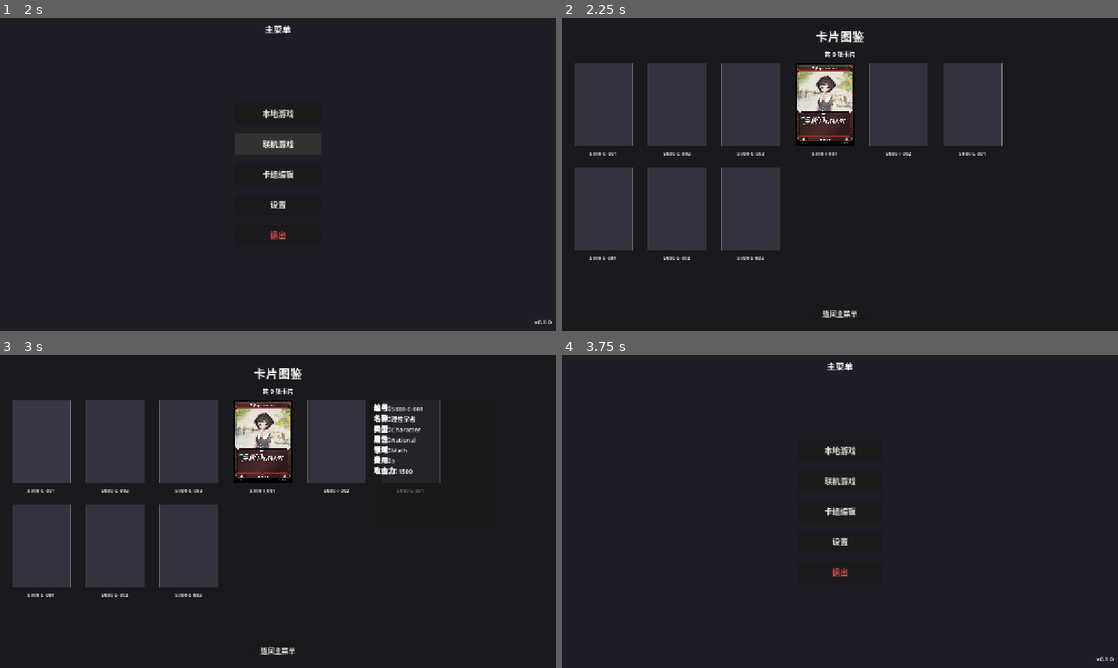
Above: before the commit, frames 1-4 (two rows, left to right).
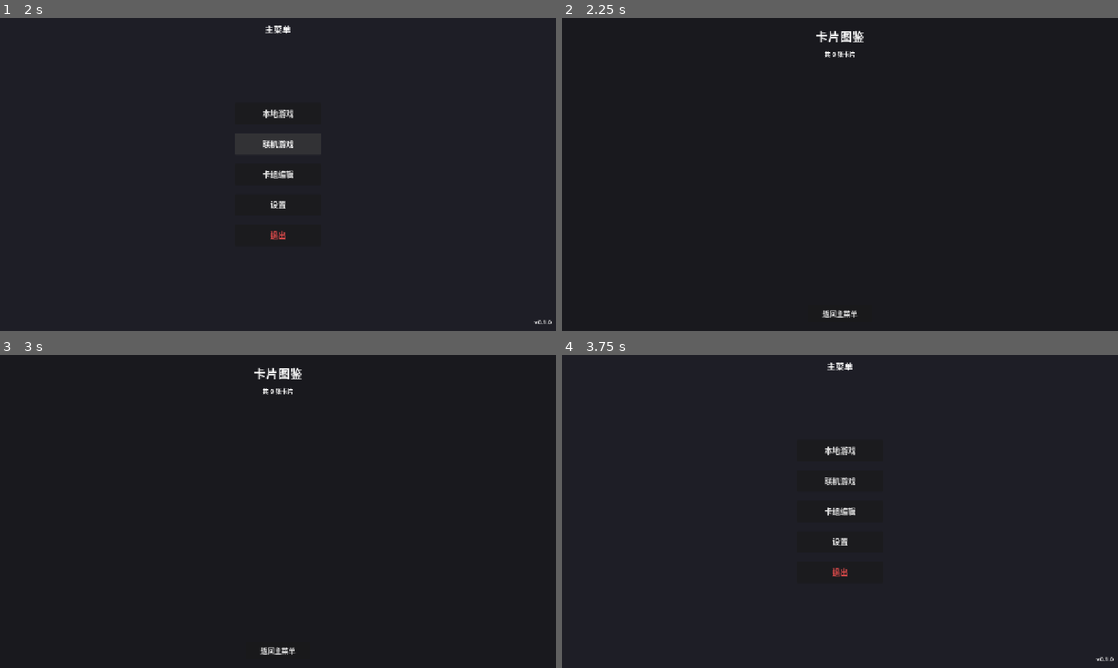
Above: after the commit, the same moments.

Repository: zzhgithub/card_v3
Game: Godot game, scene res://scenes/main.tscn
Same seed, same stepped clock (60 frames per second), same inputs: the game is played once before the commit and once after it.
Inputs (mouse positions are in pixels of both pictures, inside the frame that each line leads up to):
- Up to frame 1 (2 s): click "本地游戏" at 0.5 s; click "联机游戏" at 1.25 s
- Up to frame 2 (2.25 s): click "卡组编辑" at 2 s
- Up to frame 3 (3 s): click (38, 442) at 2.77 s
- Up to frame 4 (3.75 s): click "返回主菜单" at 3.5 s

Frame 1 is identical in both runs. In frame 2, 25% of the frame differs, in the area x 2-80%, y 14-78%; in frame 3, 23%; in frame 4, nothing differs.
Error after the commit: Invalid assignment of property or key 'ignore_texture_size' with value of type 'bool' on a base object of type 'Nil'. (res://scenes/card_display.gd:34)

Commit message:
refactor(godot): restructure card display and add large preview
Major changes:

1. Rename CatalogCardDisplay to CardDisplay (generic reusable component)
   - Removed card_id label from display
   - Clean signal names: card_clicked, card_hovered, card_unhovered
   - Simplified setup() to only take data and front_texture

2. Update CatalogCardFactory:
   - Update class name references to CardDisplay
   - Remove back_image parameter from setup() call

3. Rewrite CardCatalog:
   - Each card now has: VBoxContainer with CardDisplay + ID Label + Reserve Button
   - Reserve button shows on hover, hides on exit
   - Click card to open large preview popup
   - Large preview shows 300x420 card image + name + full details
   - Close button (×) in top-right corner
   - Click background overlay to close

4. Update card_catalog.tscn:
   - Remove old CardDetailPanel (now in popup)
   - Clean up structure

Diff:
--- a/godot-client/scenes/card_catalog.gd
+++ b/godot-client/scenes/card_catalog.gd
@@ -1,27 +1,24 @@
 extends Control
 
 ## 卡片图鉴场景
-## 使用 CardFactory API 显示所有可用卡片
+## 显示所有可用卡片，支持滚动浏览和悬停查看详情
+
+const CARD_DISPLAY_SCENE = preload("res://scenes/card_display.tscn")
 
 @onready var title_label: Label = $VBoxContainer/TitleLabel
 @onready var back_button: Button = $VBoxContainer/BackButton
 @onready var scroll_container: ScrollContainer = $VBoxContainer/ScrollContainer
 @onready var grid_container: GridContainer = $VBoxContainer/ScrollContainer/GridContainer
 @onready var status_label: Label = $VBoxContainer/StatusLabel
-@onready var card_detail_panel: Panel = $CardDetailPanel
-@onready var card_detail_label: RichTextLabel = $CardDetailPanel/CardDetailLabel
 
 ## CardFactory 实例（遵循 CardFactory API）
 var card_factory: CatalogCardFactory
-var card_displays: Array = []
+var card_items: Array = []
 
 func _ready():
 	# 连接信号
 	back_button.pressed.connect(_on_back_pressed)
 
-	# 初始化UI
-	card_detail_panel.visible = false
-
 	# 创建并配置 CardFactory
 	_setup_card_factory()
 
@@ -32,7 +29,7 @@
 ## 设置 CardFactory 实例
 func _setup_card_factory() -> void:
 	card_factory = CatalogCardFactory.new()
-	card_factory.card_display_scene = preload("res://scenes/catalog_card_display.tscn")
+	card_factory.card_display_scene = CARD_DISPLAY_SCENE
 	card_factory.card_asset_dir = "res://images/cards"
 	card_factory.card_info_dir = "res://scripts_json/S000"
 
@@ -42,7 +39,7 @@
 	print("[CardCatalog] CardFactory initialized with %d cards" % card_factory.preloaded_cards.size())
 
 
-## 加载并显示所有卡片（使用 CardFactory API）
+## 加载并显示所有卡片
 func _load_and_display_cards() -> void:
 	# 清除现有内容
 	_clear_displayed_cards()
@@ -50,33 +47,80 @@
 	# 使用 CardFactory 获取所有卡片ID
 	var card_ids = card_factory.get_available_card_ids()
 
-	# 使用 CardFactory API 创建每个卡片显示
+	# 创建每个卡片项（包含ID标签和卡片显示）
 	for card_id in card_ids:
 		var card_data = card_factory.load_card_full_data(card_id)
 		if card_data.is_empty():
 			continue
 
-		# 使用 CardFactory 创建卡片显示
-		var card_display = card_factory.create_card_display(card_id, card_data, grid_container)
-
-		if card_display != null:
-			# 连接信号
-			card_display.card_hovered.connect(_on_card_hovered)
-			card_display.card_unhovered.connect(_on_card_unhovered)
-			card_displays.append(card_display)
+		_create_card_item(card_data)
 
 	# 更新状态
 	_update_status(card_ids.size())
 
-	print("[CardCatalog] Displayed %d cards using CardFactory API" % card_displays.size())
+	print("[CardCatalog] Displayed %d cards" % card_items.size())
+
+
+## 创建单个卡片项（包含ID标签和卡片显示）
+func _create_card_item(card_data: Dictionary) -> void:
+	var card_id = card_data.get("id", "Unknown")
+
+	# 创建容器
+	var item_container = VBoxContainer.new()
+	item_container.custom_minimum_size = Vector2(150, 240)
+	item_container.size_flags_horizontal = Control.SIZE_EXPAND_FILL
+
+	# 创建卡片显示
+	var card_display = card_factory.create_card_display(card_id, card_data)
+	if card_display == null:
+		return
+
+	card_display.custom_minimum_size = Vector2(150, 190)
+	card_display.size_flags_vertical = Control.SIZE_EXPAND_FILL
+
+	# 连接卡片信号
+	card_display.card_hovered.connect(_on_card_hovered.bind(card_display))
+	card_display.card_unhovered.connect(_on_card_unhovered.bind(card_display))
+	card_display.card_clicked.connect(_on_card_clicked.bind(card_data))
+
+	# 创建ID标签
+	var id_label = Label.new()
+	id_label.text = card_id
+	id_label.horizontal_alignment = HORIZONTAL_ALIGNMENT_CENTER
+	id_label.theme_override_font_sizes.font_size = 12
+
+	# 创建预留按钮（默认隐藏，hover时显示）
+	var reserve_button = Button.new()
+	reserve_button.text = "预留"
+	reserve_button.visible = false
+	reserve_button.custom_minimum_size = Vector2(60, 30)
+	reserve_button.size_flags_horizontal = Control.SIZE_SHRINK_CENTER
+	reserve_button.pressed.connect(_on_reserve_button_pressed.bind(card_data))
+
+	# 将组件添加到容器
+	item_container.add_child(card_display)
+	item_container.add_child(id_label)
+	item_container.add_child(reserve_button)
+
+	# 存储引用
+	card_items.append({
+		"container": item_container,
+		"display": card_display,
+		"id_label": id_label,
+		"reserve_button": reserve_button,
+		"data": card_data
+	})
+
+	# 添加到网格
+	grid_container.add_child(item_container)
 
 
 ## 清除已显示的卡片
 func _clear_displayed_cards() -> void:
-	for display in card_displays:
-		if is_instance_valid(display):
-			display.queue_free()
-	card_displays.clear()
+	for item in card_items:
+		if is_instance_valid(item.container):
+			item.container.queue_free()
+	card_items.clear()
 
 	# 清除网格容器中剩余的子节点
 	for child in grid_container.get_children():
@@ -84,15 +128,109 @@
 
 
 ## 卡片悬停处理
-func _on_card_hovered(card_data: Dictionary) -> void:
+func _on_card_hovered(card_data: Dictionary, card_display: CardDisplay) -> void:
+	# 找到对应的项并显示预留按钮
+	for item in card_items:
+		if item.display == card_display:
+			item.reserve_button.visible = true
+			break
+
+
+## 卡片取消悬停处理
+func _on_card_unhovered(card_display: CardDisplay) -> void:
+	# 隐藏预留按钮
+	for item in card_items:
+		if item.display == card_display:
+			item.reserve_button.visible = false
+			break
+
+
+## 卡片点击处理 - 显示大图预览
+func _on_card_clicked(card_data: Dictionary) -> void:
+	_show_large_card_preview(card_data)
+
+
+## 预留按钮点击处理
+func _on_reserve_button_pressed(card_data: Dictionary) -> void:
+	print("[CardCatalog] Reserved card: %s" % card_data.get("id", "Unknown"))
+	# TODO: 实现预留逻辑
+
+
+## 显示大图预览
+func _show_large_card_preview(card_data: Dictionary) -> void:
+	var card_id = card_data.get("id", "Unknown")
+
+	# 创建预览弹窗
+	var preview_popup = Control.new()
+	preview_popup.name = "CardPreviewPopup"
+	preview_popup.set_anchors_preset(Control.PRESET_FULL_RECT)
+	add_child(preview_popup)
+
+	# 背景遮罩
+	var overlay = ColorRect.new()
+	overlay.color = Color(0, 0, 0, 0.8)
+	overlay.set_anchors_preset(Control.PRESET_FULL_RECT)
+	preview_popup.add_child(overlay)
+
+	# 点击背景关闭
+	overlay.gui_input.connect(func(event):
+		if event is InputEventMouseButton and event.pressed:
+			preview_popup.queue_free()
+	)
+
+	# 内容容器（居中）
+	var content = CenterContainer.new()
+	content.set_anchors_preset(Control.PRESET_FULL_RECT)
+	preview_popup.add_child(content)
+
+	# 卡片容器
+	var card_container = VBoxContainer.new()
+	card_container.alignment = BoxContainer.ALIGNMENT_CENTER
+	content.add_child(card_container)
+
+	# 创建大图卡片显示
+	var large_display = CARD_DISPLAY_SCENE.instantiate()
+	large_display.custom_minimum_size = Vector2(300, 420)
+
+	var front_image = _load_card_image(card_id)
+	large_display.setup(card_data, front_image)
+	card_container.add_child(large_display)
+
+	# 卡片名称
+	var name_label = Label.new()
+	name_label.text = card_data.get("name", card_id)
+	name_label.horizontal_alignment = HORIZONTAL_ALIGNMENT_CENTER
+	name_label.theme_override_font_sizes.font_size = 24
+	name_label.add_theme_color_override("font_color", Color.WHITE)
+	card_container.add_child(name_label)
+
+	# 详细属性（预留时显示）
 	var detail_text = _format_card_detail(card_data)
-	card_detail_label.text = detail_text
-	card_detail_panel.visible = true
-
-
-## 卡片取消悬停处理
-func _on_card_unhovered() -> void:
-	card_detail_panel.visible = false
+	var detail_label = RichTextLabel.new()
+	detail_label.bbcode_enabled = true
+	detail_label.text = detail_text
+	detail_label.custom_minimum_size = Vector2(300, 150)
+	detail_label.fit_content = true
+	detail_label.add_theme_color_override("default_color", Color.WHITE)
+	card_container.add_child(detail_label)
+
+	# 关闭按钮
+	var close_button = Button.new()
+	close_button.text = "×"
+	close_button.theme_override_font_sizes.font_size = 32
+	close_button.custom_minimum_size = Vector2(50, 50)
+	close_button.set_anchors_preset(Control.PRESET_TOP_RIGHT)
+	close_button.position = Vector2(20, 20)
+	close_button.pressed.connect(func(): preview_popup.queue_free())
+	preview_popup.add_child(close_button)
+
+
+## 加载卡片图片
+func _load_card_image(card_id: String) -> Texture2D:
+	var image_path = "res://images/cards/%s.png" % card_id
+	if ResourceLoader.exists(image_path):
+		return load(image_path) as Texture2D
+	return null
 
 
 ## 格式化卡片详情文本
@@ -100,7 +238,6 @@
 	var result = ""
 
 	result += "[b]编号:[/b] %s\n" % card_data.get("id", "Unknown")
-	result += "[b]名称:[/b] %s\n" % card_data.get("name", "Unknown")
 	result += "[b]类型:[/b] %s\n" % card_data.get("card_type", "Unknown")
 
 	# 根据卡片类型显示不同信息
@@ -124,7 +261,7 @@
 			result += "[b]属性:[/b] %s\n" % card_data.get("property", "-")
 			result += "[b]费用:[/b] %d\n" % card_data.get("cost", 0)
 
-	# 显示效果（简化显示）
+	# 显示效果
 	var effects = card_data.get("effects", {})
 	if not effects.is_empty():
 		result += "\n[b]效果:[/b]"
--- a/godot-client/scenes/card_catalog.tscn
+++ b/godot-client/scenes/card_catalog.tscn
@@ -64,25 +64,3 @@
 size_flags_horizontal = 4
 theme_override_font_sizes/font_size = 16
 text = "返回主菜单"
-
-[node name="CardDetailPanel" type="Panel" parent="."]
-visible = false
-layout_mode = 0
-offset_left = 850.0
-offset_top = 100.0
-offset_right = 1150.0
-offset_bottom = 400.0
-
-[node name="CardDetailLabel" type="RichTextLabel" parent="CardDetailPanel"]
-layout_mode = 1
-anchors_preset = 15
-anchor_right = 1.0
-anchor_bottom = 1.0
-offset_left = 10.0
-offset_top = 10.0
-offset_right = -10.0
-offset_bottom = -10.0
-grow_horizontal = 2
-grow_vertical = 2
-theme_override_font_sizes/normal_font_size = 14
-bbcode_enabled = true
--- a/godot-client/scenes/catalog_card_display.gd
+++ b/godot-client/scenes/card_display.gd
@@ -1,9 +1,10 @@
-## 图鉴卡片显示组件
-## 用于在图鉴中显示单个卡片，配合 CatalogCardFactory 使用
+## 通用卡片显示组件
+## 可复用的卡片图片显示，支持悬停效果和点击事件
 
-class_name CatalogCardDisplay
+class_name CardDisplay
 extends Control
 
+signal card_clicked(card_data: Dictionary)
 signal card_hovered(card_data: Dictionary)
 signal card_unhovered
 
@@ -11,7 +12,6 @@
 var card_id: String = ""
 
 @onready var card_button: TextureButton = $CardButton
-@onready var card_id_label: Label = $CardIdLabel
 
 func _ready():
 	# 确保 TextureButton 可以接收鼠标事件
@@ -22,37 +22,27 @@
 	card_button.mouse_exited.connect(_on_mouse_exited)
 	card_button.pressed.connect(_on_card_pressed)
 
-	print("[CatalogCardDisplay] Ready: %s" % card_id)
-
 
 ## 设置卡片显示
 ## @param data: 卡片数据字典
 ## @param front_texture: 卡片正面纹理
-## @param back_texture: 卡片背面纹理（图鉴中通常不使用）
-func setup(data: Dictionary, front_texture: Texture2D = null, back_texture: Texture2D = null) -> void:
+func setup(data: Dictionary, front_texture: Texture2D = null) -> void:
 	card_data = data
 	card_id = data.get("id", "Unknown")
 
-	# 设置卡片编号显示
-	card_id_label.text = card_id
-
 	# 配置 TextureButton 缩放模式
-	# 忽略纹理原始大小，使用按钮设定的大小
 	card_button.ignore_texture_size = true
-	# 保持宽高比并居中缩放
 	card_button.stretch_mode = TextureButton.STRETCH_KEEP_ASPECT_CENTERED
 
 	# 设置卡片图片
 	if front_texture != null:
 		card_button.texture_normal = front_texture
 	else:
-		# 使用默认占位显示
 		card_button.texture_normal = _create_placeholder_texture()
 
 
 ## 创建占位纹理（当没有图片时）
 func _create_placeholder_texture() -> Texture2D:
-	# 创建占位图片
 	var image = Image.create(150, 210, false, Image.FORMAT_RGBA8)
 	image.fill(Color(0.2, 0.2, 0.25, 1.0))
 
@@ -64,24 +54,18 @@
 		image.set_pixel(0, y, Color(0.5, 0.5, 0.5))
 		image.set_pixel(149, y, Color(0.5, 0.5, 0.5))
 
-	var texture = ImageTexture.create_from_image(image)
-	return texture
+	return ImageTexture.create_from_image(image)
 
 
 func _on_mouse_entered():
-	print("[CatalogCardDisplay] Mouse entered: %s" % card_id)
 	emit_signal("card_hovered", card_data)
-	# 悬停视觉效果
 	card_button.modulate = Color(1.1, 1.1, 1.1)
-	card_id_label.modulate = Color(1.2, 1.2, 1.2)
 
 
 func _on_mouse_exited():
 	emit_signal("card_unhovered")
-	# 恢复视觉效果
 	card_button.modulate = Color.WHITE
-	card_id_label.modulate = Color.WHITE
 
 
 func _on_card_pressed():
-	print("[CatalogCardDisplay] Clicked: %s - %s" % [card_id, card_data.get("name", "")])
+	emit_signal("card_clicked", card_data)
--- /dev/null
+++ b/godot-client/scenes/card_display.tscn
@@ -0,0 +1,22 @@
+[gd_scene format=3 uid="uid://carddisplay01"]
+
+[ext_resource type="Script" path="res://scenes/card_display.gd" id="1_script"]
+
+[node name="CardDisplay" type="Control"]
+custom_minimum_size = Vector2(150, 190)
+layout_mode = 3
+anchors_preset = 0
+script = ExtResource("1_script")
+
+[node name="CardButton" type="TextureButton" parent="."]
+custom_minimum_size = Vector2(150, 190)
+layout_mode = 1
+anchors_preset = 15
+anchor_right = 1.0
+anchor_bottom = 1.0
+grow_horizontal = 2
+grow_vertical = 2
+size_flags_horizontal = 3
+size_flags_vertical = 3
+ignore_texture_size = true
+stretch_mode = 5
--- a/godot-client/scenes/catalog_card_display.tscn
+++ /dev/null
@@ -1,35 +0,0 @@
-[gd_scene load_steps=2 format=3 uid="uid://catalogcard01"]
-
-[ext_resource type="Script" path="res://scenes/catalog_card_display.gd" id="1_script"]
-
-[node name="CatalogCardDisplay" type="Control"]
-custom_minimum_size = Vector2(150, 220)
-layout_mode = 3
-anchors_preset = 0
-script = ExtResource("1_script")
-
-[node name="CardButton" type="TextureButton" parent="."]
-custom_minimum_size = Vector2(150, 190)
-layout_mode = 1
-anchors_preset = 10
-anchor_right = 1.0
-offset_bottom = 190.0
-grow_horizontal = 2
-size_flags_horizontal = 3
-size_flags_vertical = 3
-ignore_texture_size = true
-stretch_mode = 5
-
-[node name="CardIdLabel" type="Label" parent="."]
-layout_mode = 1
-anchors_preset = 12
-anchor_top = 1.0
-anchor_right = 1.0
-anchor_bottom = 1.0
-offset_top = -25.0
-grow_horizontal = 2
-grow_vertical = 0
-theme_override_font_sizes/font_size = 12
-text = "Card ID"
-horizontal_alignment = 1
-vertical_alignment = 1
--- a/godot-client/scenes/catalog_card_factory.gd
+++ b/godot-client/scenes/catalog_card_factory.gd
@@ -31,8 +31,8 @@
 
 	# 验证场景类型
 	var temp_instance = card_display_scene.instantiate()
-	if not (temp_instance is CatalogCardDisplay):
-		push_error("[CatalogCardFactory] card_display_scene must be a CatalogCardDisplay!")
+	if not (temp_instance is CardDisplay):
+		push_error("[CatalogCardFactory] card_display_scene must be a CardDisplay!")
 		card_display_scene = null
 	temp_instance.queue_free()
 
@@ -51,15 +51,15 @@
 ## @param card_id: 卡片ID
 ## @param card_data: 卡片数据字典
 ## @param parent: 父节点
-## @return: CatalogCardDisplay 实例
-func create_card_display(card_id: String, card_data: Dictionary, parent: Node = null) -> CatalogCardDisplay:
+## @return: CardDisplay 实例
+func create_card_display(card_id: String, card_data: Dictionary, parent: Node = null) -> CardDisplay:
 	"""
 	直接使用已有的卡片数据创建显示
 	"""
 	if card_display_scene == null:
 		return null
 
-	var display = card_display_scene.instantiate() as CatalogCardDisplay
+	var display = card_display_scene.instantiate() as CardDisplay
 	if display == null:
 		return null
 
@@ -70,7 +70,7 @@
 	if front_image == null:
 		front_image = placeholder_texture
 
-	display.setup(card_data, front_image, back_image)
+	display.setup(card_data, front_image)
 
 	return display
 
Not shown: 1 places in godot-client/scenes/card_catalog.tscn that only renumber resources
Not shown, added: godot-client/scenes/card_display.gd.uid
Not shown, removed: godot-client/scenes/catalog_card_display.gd.uid
